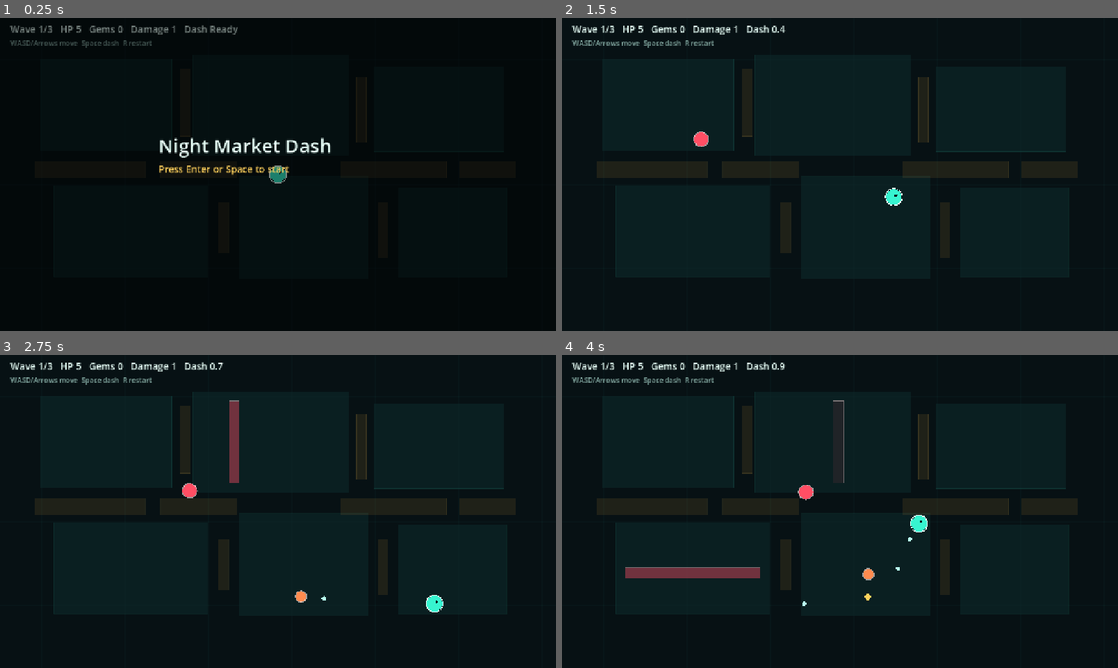
Above: before the commit, frames 1-4 (two rows, left to right).
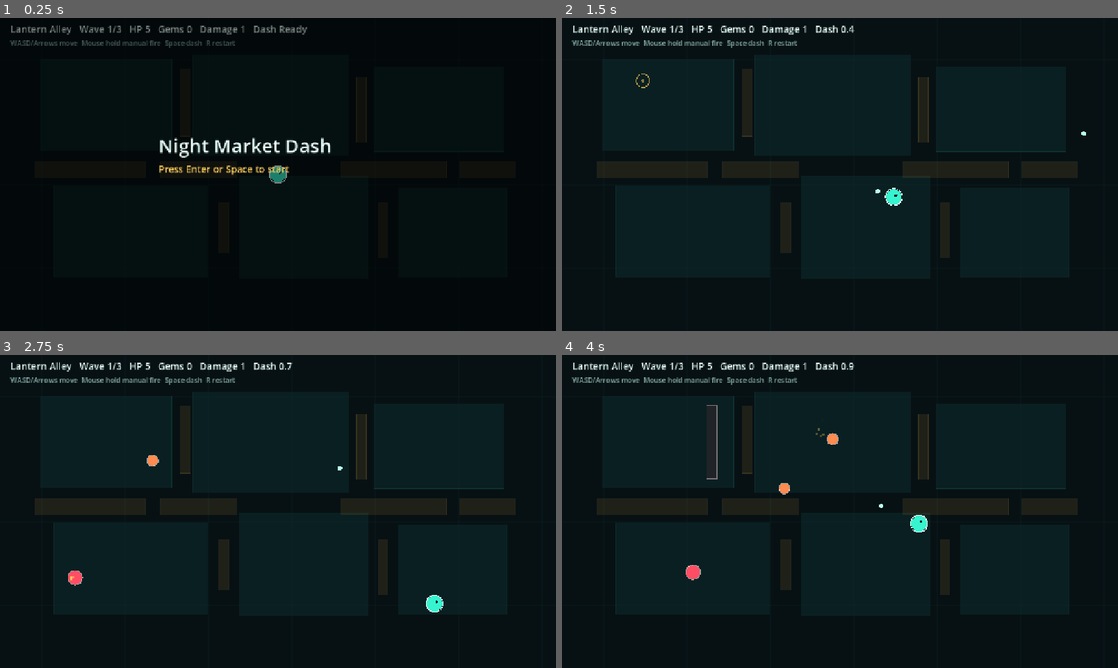
Above: after the commit, the same moments.

Repository: fangwendong/ai-games
Game: Godot game, scene res://scenes/main.tscn
The game is run twice, just before and just after one commit, with the same random seed, the same clock (stepped at 60 frames per second) and the same inputs.
Inputs (mouse positions are in pixels of both pictures, inside the frame that each line leads up to):
- Up to frame 1 (0.25 s): no input
- Up to frame 2 (1.5 s): tap Enter at 0.5 s; move the mouse to (962, 158) at 0.52 s; hold D (move_right) 0.53-1.28 s; hold Space (dash) 0.53-1.28 s; click (962, 158) at 0.67 s; move the mouse to (728, 190) at 1.27 s; hold S (move_down) from 1.28 s (still down); tap Space (dash) at 1.35 s; click (728, 190) at 1.42 s
- Up to frame 3 (2.75 s): move the mouse to (333, 442) at 2.02 s; release S (move_down) at 2.03 s; hold D (move_right) from 2.03 s (still down); hold Space (dash) from 2.03 s (still down); tap Enter at 2.1 s; click (333, 442) at 2.17 s
- Up to frame 4 (4 s): move the mouse to (812, 574) at 2.77 s; release D (move_right) at 2.78 s; release Space (dash) at 2.78 s; hold W (move_up) 2.78-3.53 s; tap 1 at 2.85 s; click (812, 574) at 2.92 s; tap Space (dash) at 3.05 s; move the mouse to (1006, 558) at 3.52 s; hold A (move_left) from 3.53 s (still down); hold Space (dash) from 3.53 s (still down); tap 2 at 3.6 s; click (1006, 558) at 3.67 s

The runs differ from the first frame. In frame 1, 0.9% of the frame differs, in the area x 1-56%, y 2-10%; in frame 2, 1.2%; in frame 3, 1.9%; in frame 4, 2.4%, in the area x 1-63%, y 2-81%.

Commit message:
Make night market dash a shooter prototype

Diff:
--- a/games/night-market-dash-godot/scripts/main.gd
+++ b/games/night-market-dash-godot/scripts/main.gd
@@ -9,6 +9,8 @@
 const BULLET_SPEED := 560.0
 const MAX_HAZARDS := 2
 const HAZARD_BASE_CHANCE := 0.18
+const SPAWN_TELEGRAPH_TIME := 0.62
+const AIM_RANGE := 520.0
 
 var rng := RandomNumberGenerator.new()
 var mode := "ready"
@@ -37,9 +39,15 @@
 var enemies: Array[Dictionary] = []
 var bullets: Array[Dictionary] = []
 var enemy_bullets: Array[Dictionary] = []
+var pending_spawns: Array[Dictionary] = []
 var drops: Array[Dictionary] = []
 var hazards: Array[Dictionary] = []
 var particles: Array[Dictionary] = []
+var wave_plan: Array[Dictionary] = [
+	{"name": "Lantern Alley", "count": 6, "types": ["drifter", "drifter", "runner"]},
+	{"name": "Mask Gate", "count": 8, "types": ["drifter", "runner", "runner", "shooter"]},
+	{"name": "Exit Shrine", "count": 7, "types": ["runner", "shooter", "shooter", "brute"]},
+]
 
 var rooms := [
 	Rect2(92, 94, 304, 212),
@@ -78,8 +86,9 @@
 
 func capture_preview(path: String) -> void:
 	start()
-	for i in 6:
-		spawn_enemy()
+	var preview_types := ["drifter", "runner", "shooter", "drifter", "runner", "brute"]
+	for i in preview_types.size():
+		spawn_enemy(preview_types[i], Vector2(440 + i * 72, 250 + (i % 2) * 170))
 	hazards.append({"rect": Rect2(246, 146, 252, 34), "warn": 0.2, "active": 0.34})
 	hazards.append({"rect": Rect2(786, 420, 34, 142), "warn": 0.0, "active": 0.34})
 	drops.append({"pos": Vector2(705, 365), "radius": 7.0})
@@ -118,6 +127,7 @@
 	enemies.clear()
 	bullets.clear()
 	enemy_bullets.clear()
+	pending_spawns.clear()
 	drops.clear()
 	hazards.clear()
 	particles.clear()
@@ -128,9 +138,13 @@
 	begin_wave()
 
 func begin_wave() -> void:
-	wave_spawn_left = 4 + wave * 2
+	var plan := get_wave_plan()
+	wave_spawn_left = plan.count
 	spawn_timer = 0.45
 	hazards.clear()
+
+func get_wave_plan() -> Dictionary:
+	return wave_plan[min(wave - 1, wave_plan.size() - 1)]
 
 func _unhandled_input(event: InputEvent) -> void:
 	if event.is_action_pressed("restart"):
@@ -212,7 +226,7 @@
 
 	spawn_timer -= delta
 	if wave_spawn_left > 0 and spawn_timer <= 0.0:
-		spawn_enemy()
+		queue_enemy_spawn()
 		wave_spawn_left -= 1
 		spawn_timer = max(0.55, 1.2 - wave * 0.11)
 	if hazards.size() < MAX_HAZARDS and rng.randf() < delta * (HAZARD_BASE_CHANCE + wave * 0.05):
@@ -220,6 +234,7 @@
 
 	fire_nearest()
 	update_bullets(delta)
+	update_pending_spawns(delta)
 	update_enemies(delta)
 	update_enemy_bullets(delta)
 	update_hazards(delta)
@@ -236,23 +251,48 @@
 			mode = "upgrade"
 			message = "Choose: 1 faster charms  2 harder hits  3 reset dash"
 
-func spawn_enemy() -> void:
+func queue_enemy_spawn() -> void:
 	var room: Rect2 = rooms[rng.randi_range(0, rooms.size() - 1)]
-	var roll := rng.randf()
-	var enemy_type := "drifter"
-	if wave >= 2 and roll < 0.22:
-		enemy_type = "shooter"
-	elif roll < 0.42:
-		enemy_type = "runner"
+	var plan := get_wave_plan()
+	var types: Array = plan.types
+	var enemy_type: String = types[rng.randi_range(0, types.size() - 1)]
+	var spawn_pos := Vector2(rng.randf_range(room.position.x + 36, room.end.x - 36), rng.randf_range(room.position.y + 36, room.end.y - 36))
+	pending_spawns.append({
+		"pos": spawn_pos,
+		"type": enemy_type,
+		"timer": SPAWN_TELEGRAPH_TIME,
+	})
+
+func spawn_enemy(enemy_type: String, spawn_pos: Vector2) -> void:
+	var radius := 16.0
+	var hp := 3 + wave
+	var speed := 92.0 + wave * 12.0
+	if enemy_type == "runner":
+		radius = 12.0
+		hp = 2
+		speed = 165.0
+	elif enemy_type == "brute":
+		radius = 24.0
+		hp = 10
+		speed = 70.0
 	enemies.append({
-		"pos": Vector2(rng.randf_range(room.position.x + 28, room.end.x - 28), rng.randf_range(room.position.y + 28, room.end.y - 28)),
-		"radius": 12.0 if enemy_type == "runner" else 16.0,
-		"hp": 2 if enemy_type == "runner" else 3 + wave,
-		"speed": 165.0 if enemy_type == "runner" else 92.0 + wave * 12.0,
+		"pos": spawn_pos,
+		"radius": radius,
+		"hp": hp,
+		"speed": speed,
 		"type": enemy_type,
 		"shoot_timer": rng.randf_range(0.35, 1.1),
 		"hit": 0.0,
 	})
+
+func update_pending_spawns(delta: float) -> void:
+	for spawn in pending_spawns:
+		spawn.timer -= delta
+		if spawn.timer <= 0.0:
+			spawn_enemy(spawn.type, spawn.pos)
+			spawn.dead = true
+			burst(spawn.pos, Color("#ffd15c"), 5)
+	pending_spawns = pending_spawns.filter(func(s): return not s.has("dead"))
 
 func spawn_hazard() -> void:
 	var room: Rect2 = rooms[rng.randi_range(0, rooms.size() - 1)]
@@ -269,8 +309,21 @@
 	})
 
 func fire_nearest() -> void:
-	if fire_timer > 0.0 or enemies.is_empty():
+	if fire_timer > 0.0:
 		return
+	var direction := get_fire_direction()
+	if direction == Vector2.ZERO:
+		return
+	bullets.append({"pos": player.pos, "vel": direction * BULLET_SPEED, "life": 0.9, "radius": 5.0, "damage": player.damage})
+	fire_timer = fire_cooldown
+
+func get_fire_direction() -> Vector2:
+	if Input.is_mouse_button_pressed(MOUSE_BUTTON_LEFT):
+		var manual_dir: Vector2 = player.pos.direction_to(get_local_mouse_position())
+		if manual_dir.length_squared() > 0.001:
+			return manual_dir
+	if enemies.is_empty():
+		return Vector2.ZERO
 	var best_index := -1
 	var best_dist := 99999.0
 	for i in enemies.size():
@@ -278,11 +331,9 @@
 		if distance < best_dist:
 			best_dist = distance
 			best_index = i
-	if best_index == -1 or best_dist > 440.0:
-		return
-	var dir: Vector2 = player.pos.direction_to(enemies[best_index].pos)
-	bullets.append({"pos": player.pos, "vel": dir * BULLET_SPEED, "life": 0.9, "radius": 5.0, "damage": player.damage})
-	fire_timer = fire_cooldown
+	if best_index == -1 or best_dist > AIM_RANGE:
+		return Vector2.ZERO
+	return player.pos.direction_to(enemies[best_index].pos)
 
 func update_bullets(delta: float) -> void:
 	for bullet in bullets:
@@ -312,6 +363,14 @@
 				enemy.shoot_timer = rng.randf_range(1.2, 1.65)
 				enemy_bullets.append({"pos": enemy.pos, "vel": dir * 240.0, "life": 2.0, "radius": 5.0})
 				burst(enemy.pos, Color("#ff4e64"), 3)
+		elif enemy.type == "brute":
+			enemy.pos += dir * enemy.speed * delta
+			enemy.shoot_timer -= delta
+			if enemy.shoot_timer <= 0.0:
+				enemy.shoot_timer = rng.randf_range(1.8, 2.3)
+				for angle in [-18.0, 0.0, 18.0]:
+					enemy_bullets.append({"pos": enemy.pos, "vel": dir.rotated(deg_to_rad(angle)) * 210.0, "life": 2.2, "radius": 6.0})
+				burst(enemy.pos, Color("#ff4e64"), 5)
 		else:
 			enemy.pos += dir * enemy.speed * delta
 		for stall in stalls:
@@ -388,6 +447,7 @@
 	draw_set_transform(offset)
 	draw_market()
 	draw_hazards()
+	draw_spawn_telegraphs()
 	draw_drops()
 	draw_bullets()
 	draw_enemy_bullets()
@@ -416,6 +476,13 @@
 		draw_rect(hazard.rect, color, true)
 		draw_rect(hazard.rect, Color(1.0, 0.85, 0.85, 0.45), false, 1.5)
 
+func draw_spawn_telegraphs() -> void:
+	for spawn in pending_spawns:
+		var ratio: float = clamp(spawn.timer / SPAWN_TELEGRAPH_TIME, 0.0, 1.0)
+		var radius: float = lerp(30.0, 13.0, 1.0 - ratio)
+		draw_arc(spawn.pos, radius, 0.0, TAU, 32, Color(1.0, 0.82, 0.36, 0.7), 2.0)
+		draw_circle(spawn.pos, 4.0, Color(1.0, 0.82, 0.36, 0.5))
+
 func draw_player() -> void:
 	if dash_time > 0.0:
 		draw_line(player.pos - player.vel * 0.04, player.pos, Color(0.22, 0.96, 0.82, 0.72), 10.0)
@@ -431,11 +498,15 @@
 			base_color = Color("#ff8b4f")
 		elif enemy.type == "shooter":
 			base_color = Color("#c85cff")
+		elif enemy.type == "brute":
+			base_color = Color("#e2455d")
 		var color := Color.WHITE if enemy.hit > 0.0 else base_color
 		draw_circle(enemy.pos, enemy.radius, color)
 		draw_arc(enemy.pos, enemy.radius + 1.0, 0.0, TAU, 18, Color(1, 0.95, 0.95, 0.6), 2.0)
 		if enemy.type == "shooter":
 			draw_circle(enemy.pos, 5.0, Color("#071114"))
+		elif enemy.type == "brute":
+			draw_circle(enemy.pos, 8.0, Color("#071114"))
 
 func draw_bullets() -> void:
 	for bullet in bullets:
@@ -459,9 +530,10 @@
 
 func draw_hud() -> void:
 	var font := ThemeDB.fallback_font
-	var line := "Wave %d/3   HP %d   Gems %d   Damage %d   Dash %s" % [wave, max(0, player.hp), gems, player.damage, "Ready" if dash_timer <= 0.0 else "%.1f" % dash_timer]
+	var plan := get_wave_plan()
+	var line := "%s   Wave %d/3   HP %d   Gems %d   Damage %d   Dash %s" % [plan.name, wave, max(0, player.hp), gems, player.damage, "Ready" if dash_timer <= 0.0 else "%.1f" % dash_timer]
 	draw_string(font, Vector2(24, 34), line, HORIZONTAL_ALIGNMENT_LEFT, -1, 22, Color("#e8fff8"))
-	draw_string(font, Vector2(24, 64), "WASD/Arrows move  Space dash  R restart", HORIZONTAL_ALIGNMENT_LEFT, -1, 16, Color("#8bb2aa"))
+	draw_string(font, Vector2(24, 64), "WASD/Arrows move  Mouse hold manual fire  Space dash  R restart", HORIZONTAL_ALIGNMENT_LEFT, -1, 16, Color("#8bb2aa"))
 	if not chosen_upgrades.is_empty():
 		draw_string(font, Vector2(24, 91), "Upgrades: " + ", ".join(chosen_upgrades), HORIZONTAL_ALIGNMENT_LEFT, -1, 15, Color("#ffd15c"))
 	if mode != "playing":
Not shown, changed: games/night-market-dash-godot/README.md
Not shown, changed: games/night-market-dash-godot/design.md
